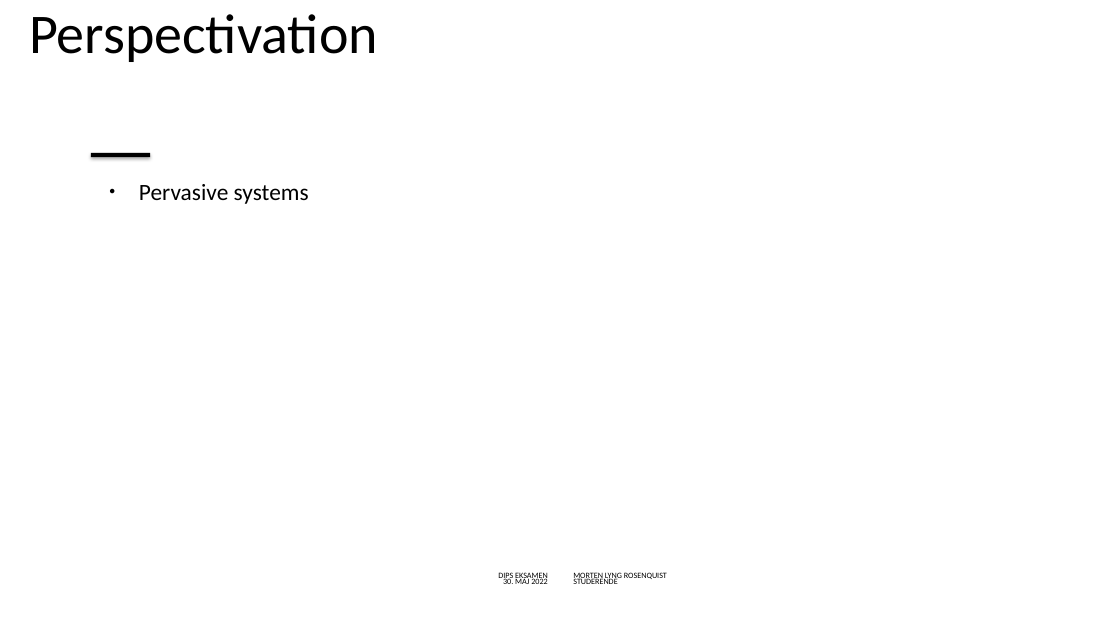
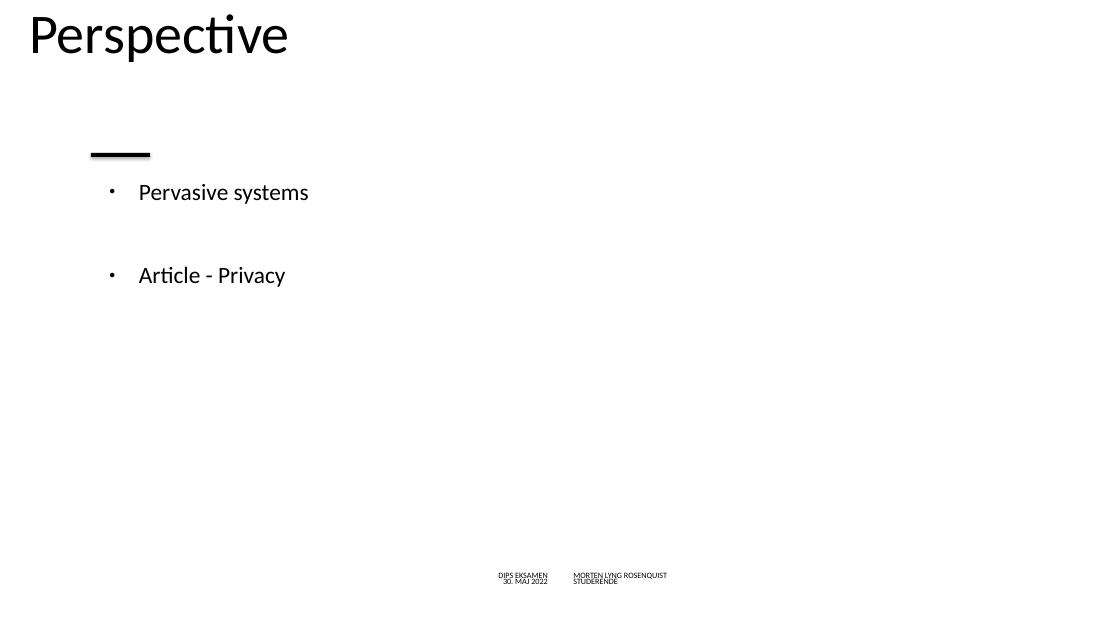
Before and after one commit to mlRosenquist/au-mlr-distributed-and-pervasive-systems, a slide deck: slide 25 of Præsentation.pptx. Drawn at 1120x630 pixels with LibreOffice and Linux fonts; fonts in the diff are those of the drawing; background and template pictures are left out. Boxes give left, top, right and bottom in pixels: in the first picture for what was removed or moved away, otherwise in the second. Text is boxed around its words. In the diff, an @@ line names an element or a change of style, - is before the commit and + after.

```diff
--- a/Præsentation.pptx
+++ b/Præsentation.pptx
@@ title at (29,14,290,62): text changed @@
-Perspectivation
+Perspective
@@ text at (139,266,285,287): paragraph added @@
+● Article - Privacy
```
Also in this commit, not shown: 12 other slides changed.
